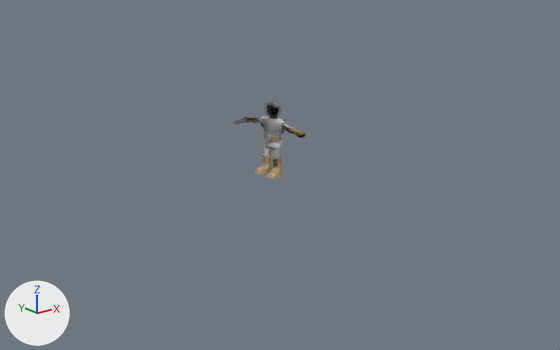
The glTF model test/omnidude.glb as it was, and as the next commit left it.
Rendered twice from a 50 mm camera at (-5.65, -7.24, 2.81) aimed at (0.09, -0.06, -0.06). The lights are fixed; the arrows at lower left show +X, +Y and +Z. Where no turn or scale is listed for an object, it has been applied to the vertices.

The first picture shows 'Armor', 'Boots'.
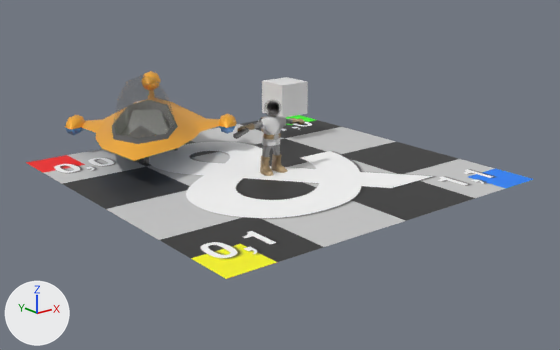
Location of each change, (x1, y1, x2, y2) in pixels of the pictures (560 x 350 px):
'ground', added
    after: (26, 115, 534, 279)
'Hull', added (orange)
    after: (65, 71, 237, 161)
    faces in mat_tophull (orange #ffb539): (65, 71, 237, 161)
    faces in mat_antiglare (dark grey #585858): (112, 124, 178, 144)
    faces in mat_underside (blue #6b9fdc): (65, 123, 237, 135)
'Cockpit', added
    after: (113, 75, 176, 139)
'Cube', added
    after: (262, 77, 308, 118)

What changed in the scene script:
```text
Add ob_cube:
    ob_cube = bpy.data.objects.new('Cube', me_cube_001)  # a box spanning x -0.23..0.23, y -0.23..0.23, z -0.23..0.23
    ob_cube.location = (1.211, 1.231, 0.568)
Add ob_ground:
    ob_ground = bpy.data.objects.new('ground', me_plane)  # 4 vertices, 2 faces; spans x -2.24..2.24, y -2.24..2.24, z 0.0; in mat_testpattern (picture img_00_test_pattern)
    ob_ground.location = (0.0, 0.0, 0.0)
Add ob_cockpit:
    ob_cockpit = bpy.data.objects.new('Cockpit', me_mesh_2_1)  # 25 vertices, 40 faces; spans x -0.775..0.136, y -0.919..0.06, z -0.245..0.418; in mat_glass (grey #7c7c7c)
    ob_cockpit.location = (-0.748, 1.635, 0.725)
Add ob_hull:
    ob_hull = bpy.data.objects.new('Hull', me_mesh_0_1)  # 193 vertices, 382 faces; spans x -1.29..0.88, y -1.69..0.68, z -0.17..0.69; in mat_upholstery (grey #949494), mat_display (black #000000), mat_darkmetal (grey #949494), mat_antiglare (dark grey #585858), mat_underside (blue #6b9fdb), mat_tophull (orange #ffb539), mat_rocketcone (grey #7c7c7c), mat_machinery (grey #aaaaaa), mat_engineglow (black #000000)
    ob_hull.location = (-0.437, 2.058, 0.35)
```
